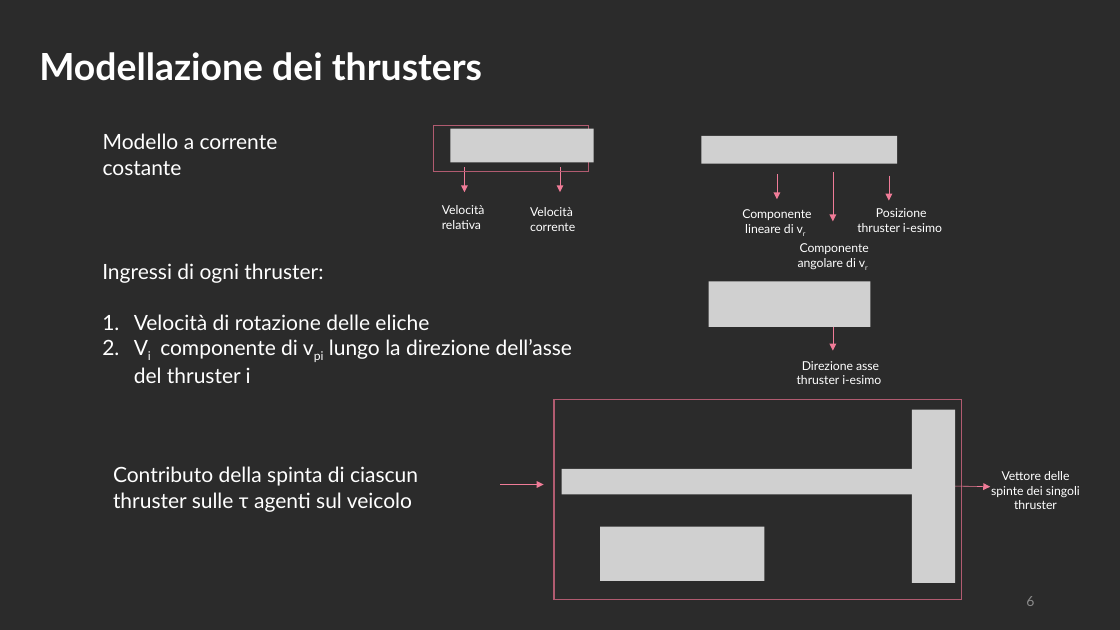
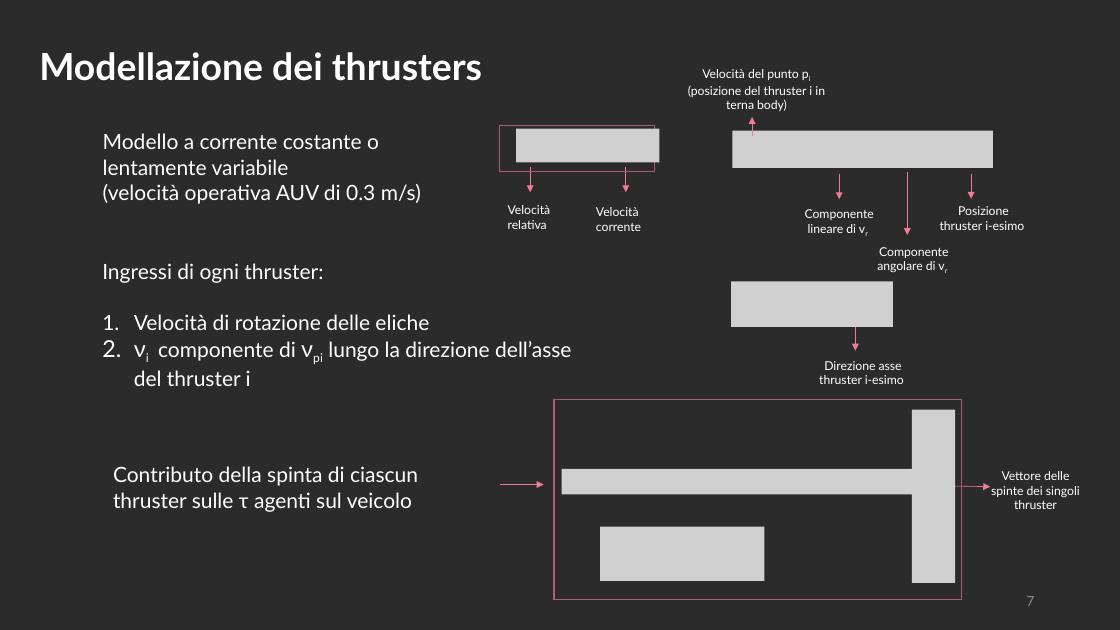
Before and after one commit to polifab/Subacquei_modello, a slide deck: slide 7 of presentazione.pptx (slide 6 before the commit). Drawn at 1120x630 pixels with LibreOffice and Linux fonts; fonts in the diff are those of the drawing; grey boxes stand for pictures; background and template pictures are left out; a plain dark background stands for a picture behind light text. Boxes give left, top, right and bottom in pixels: in the first picture for what was removed or moved away, otherwise in the second. Text is boxed around its words. In the diff, an @@ line names an element or a change of style, - is before the commit and + after.

```diff
--- a/presentazione.pptx
+++ b/presentazione.pptx
@@ text added at (x1=688, y1=69, x2=825, y2=111), 10.5 pt, text #FFFFFF @@
+Velocità del punto pi (posizione del thruster i in terna body)
@@ arrow added from (752, 136) to (752, 117), #F07C98 0.5 pt @@
@@ text at (x1=103, y1=133, x2=421, y2=204): text changed @@
-Modello a corrente costante
+Modello a corrente costante o lentamente variabile
+(velocità operativa AUV di 0.3 m/s)
@@ 3 texts, 2 arrows, 1 rectangle, 1 picture moved together from (x1=434, y1=126, x2=811, y2=233) to (x1=499, y1=126, x2=874, y2=233) @@
@@ picture resized from (x1=702, y1=136, x2=897, y2=164) to (x1=733, y1=130, x2=993, y2=167) @@
@@ arrow moved from (777, 174) - (777, 199) to (839, 174) - (839, 199) @@
@@ arrow moved from (833, 172) - (833, 221) to (907, 172) - (907, 235) @@
@@ arrow moved from (889, 176) - (889, 201) to (971, 174) - (971, 199) @@
@@ text "Posizione thruster i-esimo" moved from (x1=857, y1=208, x2=942, y2=232) to (x1=940, y1=206, x2=1024, y2=230) @@
@@ text "Componente angolare di vr" moved from (x1=798, y1=243, x2=869, y2=270) to (x1=877, y1=247, x2=948, y2=272) @@
@@ 1 text, 1 arrow, 1 picture moved together from (x1=709, y1=281, x2=881, y2=384) to (x1=731, y1=281, x2=904, y2=384) @@
@@ text at (x1=134, y1=341, x2=571, y2=386): text changed @@
-2. Vi componente di vpi lungo la direzione dell’asse del thruster i
+2. νi componente di νpi lungo la direzione dell’asse del thruster i
@@ page number at (x1=1026, y1=596, x2=1034, y2=606): text changed @@
-6
+7
```
Also in this commit, not shown: 4 other slides changed, 2 slides added, 2 other files.
